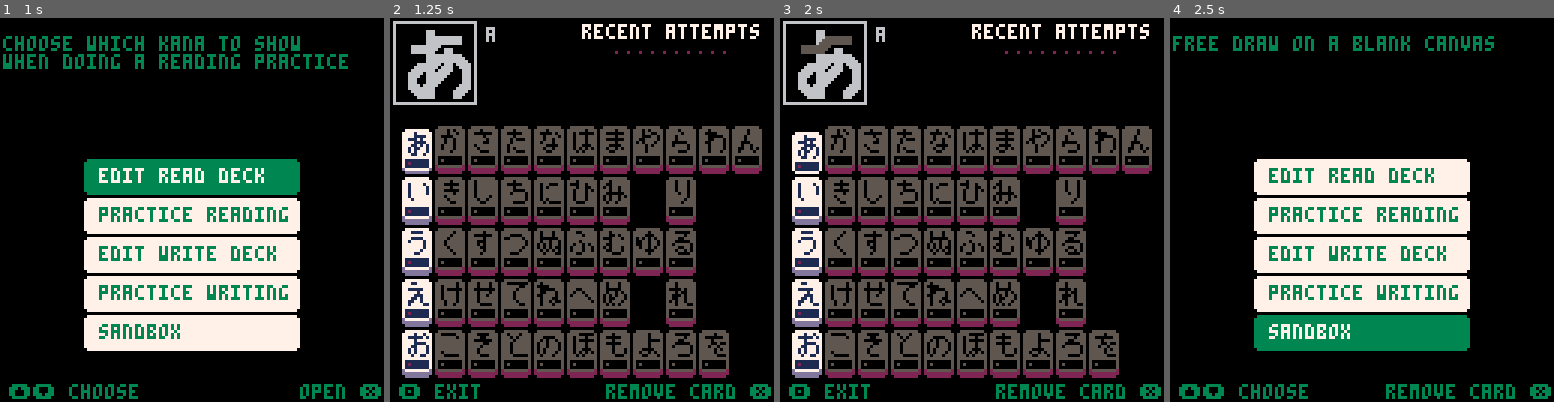
Above: before the commit, frames 1-4 (left to right).
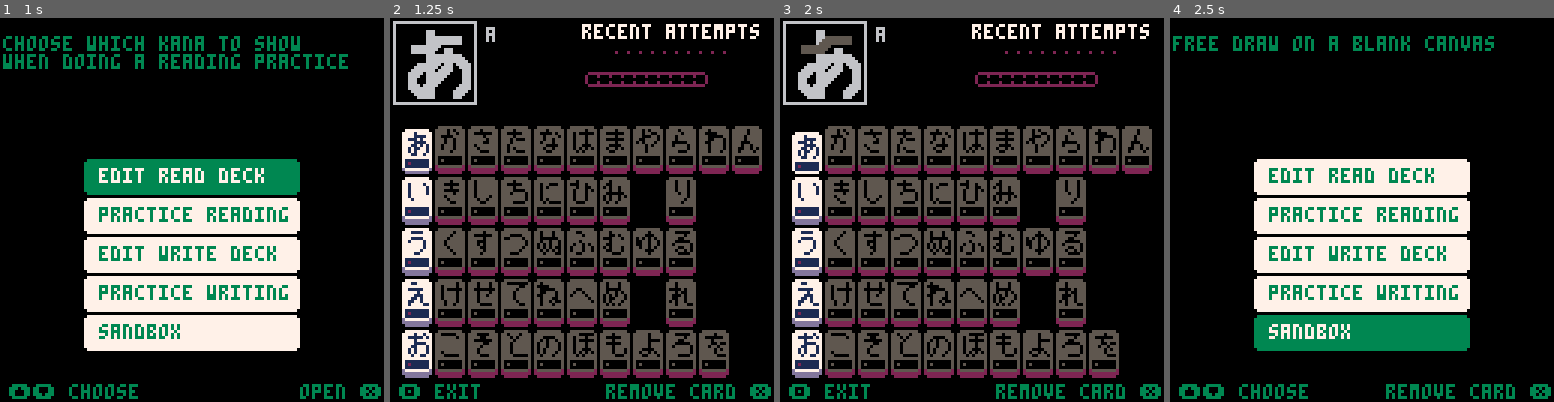
Above: after the commit, the same moments.

Repository: SestrenExsis/KanaPractice
Game: PICO-8 cartridge hiragana.p8
Same seed, same stepped clock (60 frames per second), same inputs: the game is played once before the commit and once after it.
Inputs (mouse positions are in pixels of both pictures, inside the frame that each line leads up to):
- Up to frame 1 (1 s): tap X (X key) at 0.33 s; click (280, 121) at 0.67 s; tap O (Z key) at 0.7 s
- Up to frame 2 (1.25 s): tap X (X key) at 1.07 s; click (436, 267) at 1.22 s
- Up to frame 3 (2 s): hold Right from 1.6 s (still down); tap O (Z key) at 1.7 s; click (887, 114) at 1.77 s; tap X (X key) at 1.85 s
- Up to frame 4 (2.5 s): release Right at 2.1 s; tap O (Z key) at 2.1 s; hold Up 2.15-2.42 s; click (1342, 259) at 2.32 s; hold Right from 2.47 s (still down)

Frame 1 is identical in both runs. In frame 2, 0.6% of the frame differs, in the area x 50-83%, y 14-18%; in frame 3, 0.6%; in frame 4, nothing differs.

Commit message:
Draw rough draft of progress bar

Diff:
--- a/hiragana.p8
+++ b/hiragana.p8
@@ -787,21 +787,44 @@
 	end
 end
 
+function drawpill(
+	x,y, -- position : number
+	f,   -- fill     : number
+	m,   -- max      : number
+	c    -- color    : number
+	)
+	local rgt=x+4*m
+	line(x+1,y,rgt-1,y,c)
+	line(x,y+1,x,y+3,c)
+	line(x+1,y+4,rgt-1,y+4,c)
+	line(rgt,y+1,rgt,y+3,c)
+	for i=2,m do
+		pset(x+4*(i-1),y+1,c)
+		pset(x+4*(i-1),y+3,c)
+	end
+	for i=1,f do
+		local lft=x+1+4*(i-1)
+		local top=y+1
+		rectfill(lft,top,lft+2,top+2,c)
+	end
+end
+
 function drawhistory(
 	k, -- kana    : table
 	m  -- mode    : str
 	)
 	print("recent attempts",64,2,7)
-	if k!="" then
+	if k!="" and k!=nil then
 		local wt=0
 		local hs=nil
 		if m=="r" then
 			hs=k.reads
-			--wt=sum(k.reads)
+			wt=sum(k.reads)
 		else
 			hs=k.writes
-			--wt=sum(k.writes)
-		end
+			wt=sum(k.writes)
+		end
+		drawpill(65,18,wt,10,2)
 		for i=1,10 do
 			local lft=70+4*i
 			if #hs>=i then
